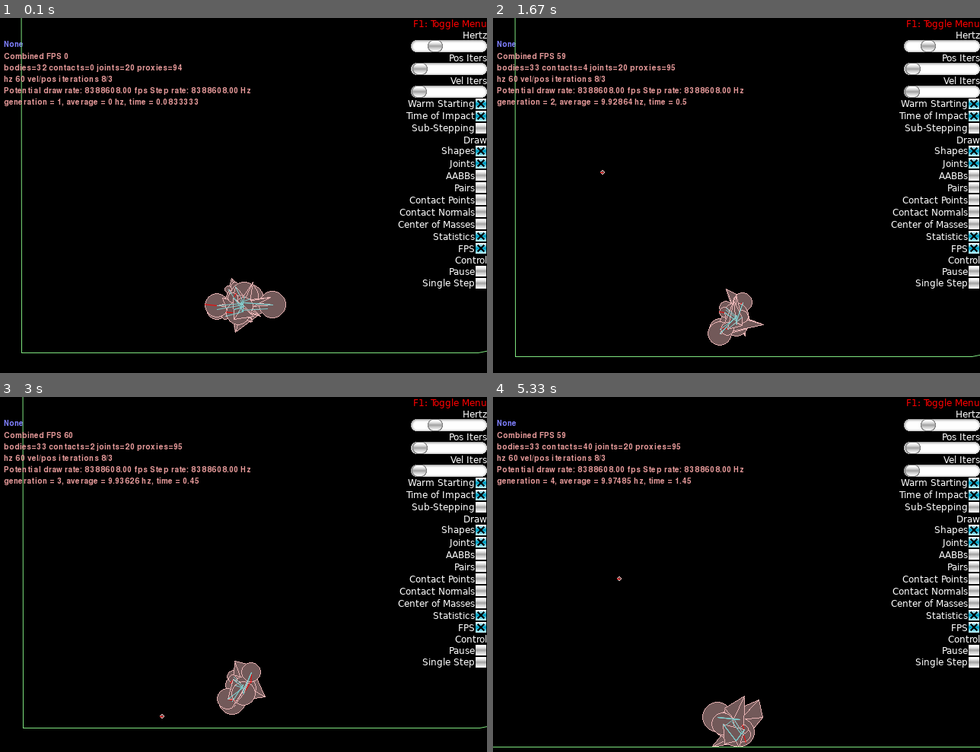
Above: before the commit, frames 1-4 (two rows, left to right).
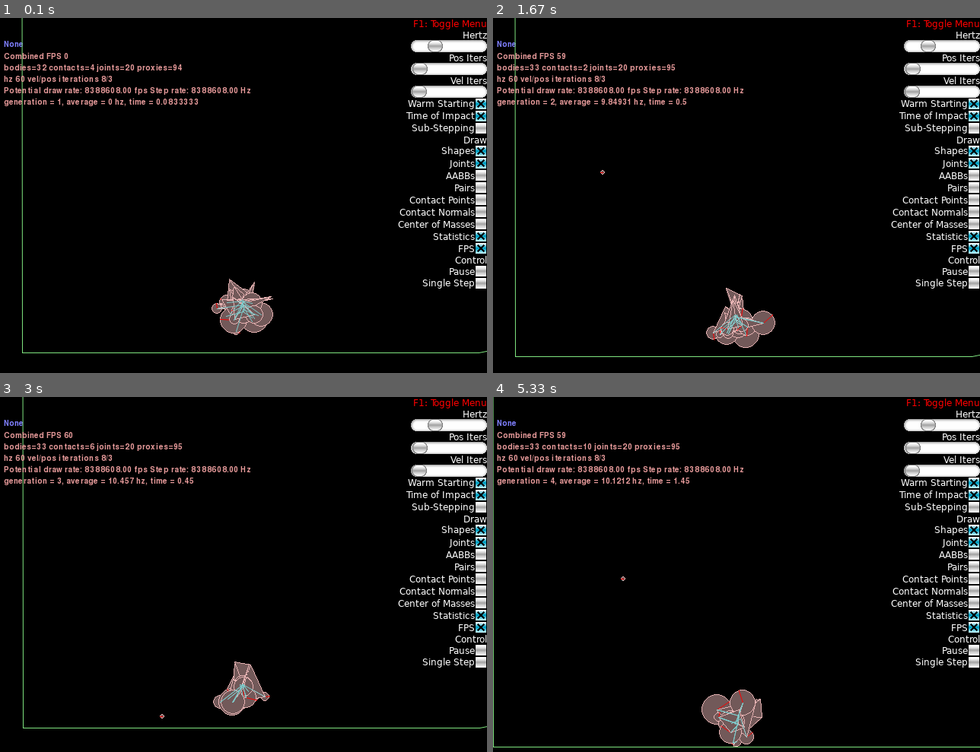
Above: after the commit, the same moments.

Repository: Arton1/BestCarAlgorithm
Game: pygame game, started from solution/car_algorithm.py
Same seed, same stepped clock (60 frames per second), same inputs: the game is played once before the commit and once after it.
Inputs:
- Up to frame 1 (0.1 s): no input
- Up to frame 2 (1.67 s): tap C at 0.33, 1.15 s; click "None" at 0.72 s; hold Right 1-1.47 s; tap Space at 1.07, 1.37, 1.62 s; hold Up from 1.55 s (still down)
- Up to frame 3 (3 s): release Up at 1.85 s; hold Right 1.88-2.35 s; tap Space at 1.95, 2.25, 2.45, 2.75 s; tap Z at 2.03 s; hold Left 2.38-2.92 s; tap C at 2.53 s; hold Down from 2.95 s (still down)
- Up to frame 4 (5.33 s): tap Space at 3.02, 3.35, 3.65, 3.78, 4.18, 4.48, 4.85, 5.25 s; release Down at 3.25 s; hold Left 3.28-3.68 s; tap Z at 3.43, 4.93 s; hold Up 3.72-4.08 s; tap C at 3.87 s; hold Right 4.12-4.75 s; hold Down 4.78-5.15 s; hold Left from 5.18 s (still down)

The runs differ from the first frame. In frame 1, 1.6% of the frame differs, in the area x 4-100%, y 0-95%; in frame 2, 1.1%; in frame 3, 0.7%; in frame 4, 1.4%.

Commit message:
Wheels placement

Diff:
--- a/solution/evolutional_algorithm/genotype.py
+++ b/solution/evolutional_algorithm/genotype.py
@@ -6,7 +6,34 @@
     _MUTATIONS_CHANCE = 1/5  # percentage of individuals that get changed
     _MUTATION_POINTS_AMOUNT = 7
     _AMOUNT_OF_CROSSOVER_POINTS = 1/2
-    vertices = 4
+    AMOUNT_OF_VERTICES = 4
+
+    def create_new():
+        intervals = [0]
+        for i in range(0, Genotype.AMOUNT_OF_VERTICES):
+            intervals.append(intervals[-1] + 360 / Genotype.AMOUNT_OF_VERTICES)
+        vectors = []
+        for i in range(0, Genotype.AMOUNT_OF_VERTICES):
+            vectors.append((uniform(intervals[i], intervals[i + 1]) * 3.14 / 180, uniform(0.1, 4)))
+        wheel_vertices = []
+        wheel_vertices.append(randint(Genotype.AMOUNT_OF_VERTICES/2, Genotype.AMOUNT_OF_VERTICES-1))
+        while(True):
+            random_vertex = randint(Genotype.AMOUNT_OF_VERTICES/2, Genotype.AMOUNT_OF_VERTICES-1)
+            viable = True
+            for vertex in wheel_vertices:
+                if vertex == random_vertex:
+                    viable = False
+                    break
+            if viable:
+                wheel_vertices.append(random_vertex)
+                break
+        wheel_properties = []
+        wheel_properties.append((uniform(0.5, 2), uniform(0.5, 2)))
+        wheel_properties.append((uniform(10, 40), uniform(10, 40)))
+        wheel_properties.append((uniform(0, 1), uniform(0, 1)))
+        wheel_properties.append((uniform(200, 200), uniform(200, 200)))
+        individual = Genotype(vectors, wheel_vertices, wheel_properties)
+        return individual
 
     def __init__(self, vectors, wheel_vertices, wheel_proporties):
         self._vectors = vectors
@@ -71,10 +98,19 @@
             indexes = sample(range(amount_of_genes), self._MUTATION_POINTS_AMOUNT)
             for index in indexes:
                 if index < len(self._vectors):
-                    self._vectors[index] = (uniform(2*pi/self.vertices*(index), 2*pi/self.vertices*(index+1)), uniform(0.1, 4))
+                    self._vectors[index] = (uniform(2*pi/self.AMOUNT_OF_VERTICES*(index), 2*pi/self.AMOUNT_OF_VERTICES*(index+1)), uniform(0.1, 4))
                 elif index < len(self._vectors) + len(self._wheel_vertices):
                     index -= len(self._vectors)
-                    self._wheel_vertices[index] = randint(0, self.vertices-1)
+                    while(True):
+                        self._wheel_vertices[index] = randint(self.AMOUNT_OF_VERTICES/2, self.AMOUNT_OF_VERTICES-1)
+                        viable = True
+                        for (iteration, vertex) in zip(range(len(self._wheel_vertices)), self._wheel_vertices):
+                            if iteration != index:
+                                if vertex == self._wheel_vertices[index]:
+                                    viable = False
+                                    break
+                        if viable:
+                            break
                 else:
                     index -= len(self._vectors)
                     index -= len(self._wheel_vertices)
--- a/solution/evolutional_algorithm/population.py
+++ b/solution/evolutional_algorithm/population.py
@@ -4,7 +4,6 @@
 
 
 class Population:
-    vertices = 4
     _AMOUNT_OF_CANDIDATES = 10
     _AMOUNT_OF_CHILDREN = _AMOUNT_OF_CANDIDATES
     _TOURNAMENT_SIZE = 2
@@ -21,25 +20,7 @@
 
     def _create_starting_population(self, candidates_amount):
         for candidate in range(candidates_amount):
-            # vectors = [(random() * 2 * pi, uniform(0.1, 4)) for vector in range(self.vertices)]
-            intervals = [0]
-            for i in range(0, self.vertices):
-                intervals.append(intervals[-1] + 360 / self.vertices)
-            vectors = []
-            for i in range(0, self.vertices):
-                vectors.append((uniform(intervals[i], intervals[i + 1]) * 3.14 / 180, uniform(0.1, 4)))
-
-            # vectors.sort()
-            wheel_vertices = []
-            wheel_vertices.append(randint(0, self.vertices - 1))
-            wheel_vertices.append(randint(0, self.vertices - 1))
-            wheel_properties = []
-            wheel_properties.append((uniform(0.5, 2), uniform(0.5, 2)))
-            wheel_properties.append((uniform(10, 40), uniform(10, 40)))
-            wheel_properties.append((uniform(0, 1), uniform(0, 1)))
-            wheel_properties.append((uniform(200, 200), uniform(200, 200)))
-            individual = Genotype(vectors, wheel_vertices, wheel_properties)
-            self._candidates.append(individual)
+            self._candidates.append(Genotype.create_new())
 
     def print_information(self):
         sum = 0
